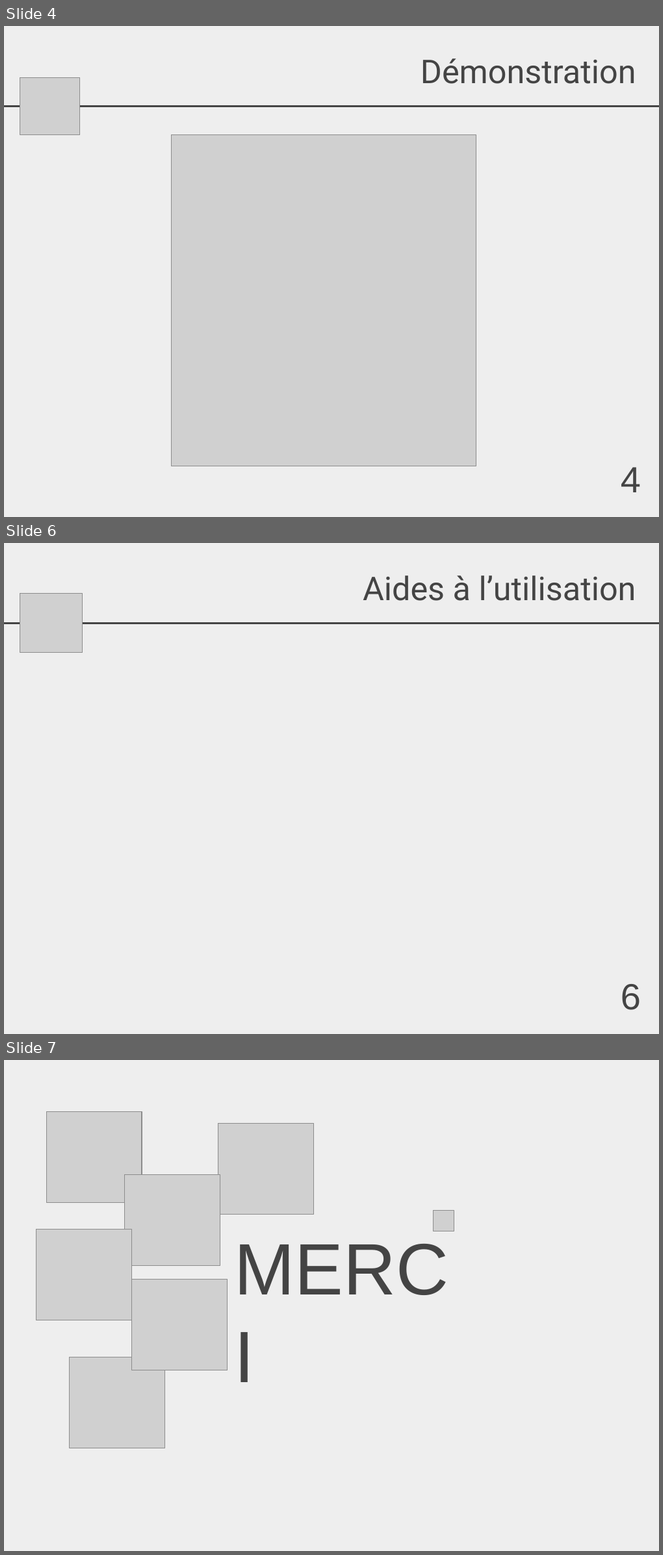
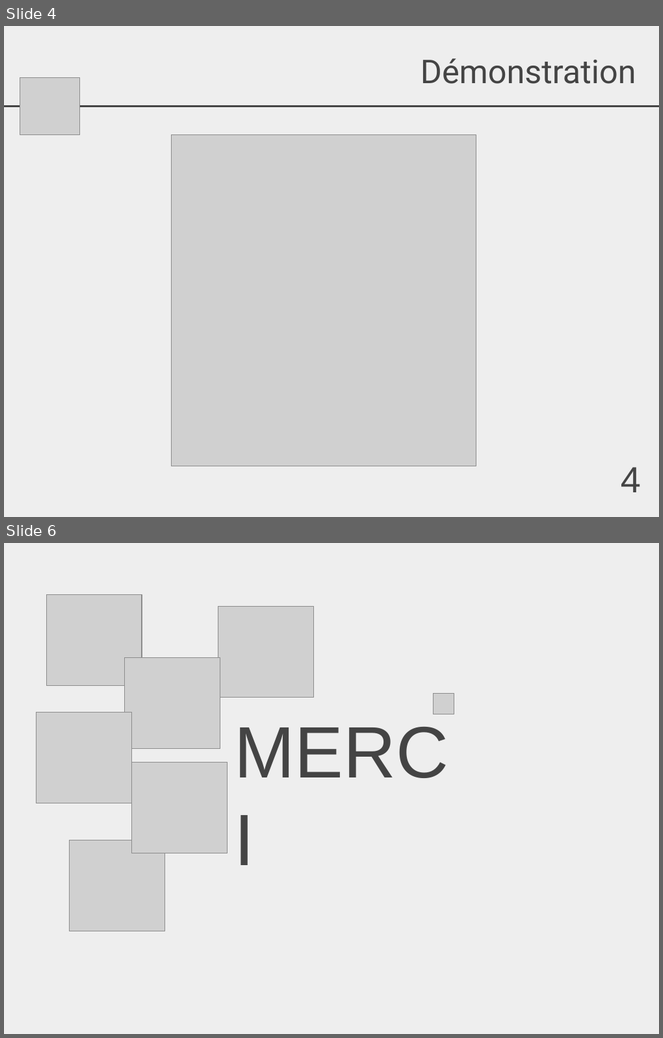
Before and after one commit to AmandineF/UDES, a slide deck: IM/TP5/AwaiPres.pptx. Shown one above the other, each under a label of ours: slides 4, 6 and 7 before the commit, slides 4 and 6 after it; the slides between them are not shown. The pictures are 663x1555 and 663x1038 pixels, drawn with LibreOffice and Linux fonts; fonts in the diff are those of the drawing; grey boxes stand for pictures. Boxes give left, top, right and bottom in pixels: in the first picture for what was removed or moved away, otherwise in the second. Text is boxed around its words. In the diff, an @@ line names an element or a change of style, - is before the commit and + after.

```diff
--- a/IM/TP5/AwaiPres.pptx
+++ b/IM/TP5/AwaiPres.pptx
@@ slide 6 removed at (4, 543, 659, 1034), background #EEEEEE @@
@@ text removed at (363, 575, 636, 601) @@
-Aides à l’utilisation
@@ picture removed at (20, 594, 83, 653) @@
@@ line removed from (4, 623) to (659, 623) @@
@@ text removed at (621, 984, 641, 1010) @@
-6
@@ what was slide 7 is now slide 6 @@
```
Also in this commit, not shown: 3 slides changed, 39 other files.
